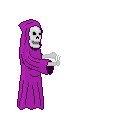
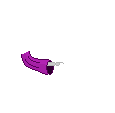
The second (115, 113) image is a revision of the first. Changes to its layers:
added layer "New Layer#15" above "New Layer#10" over [21,51,64,75]
hid "New Layer#10" over [21,51,61,75]
hid "New Layer" over [17,19,44,110]
hid "Background" over [25,24,42,50]
hid "New Layer#4" over [24,42,57,69]
